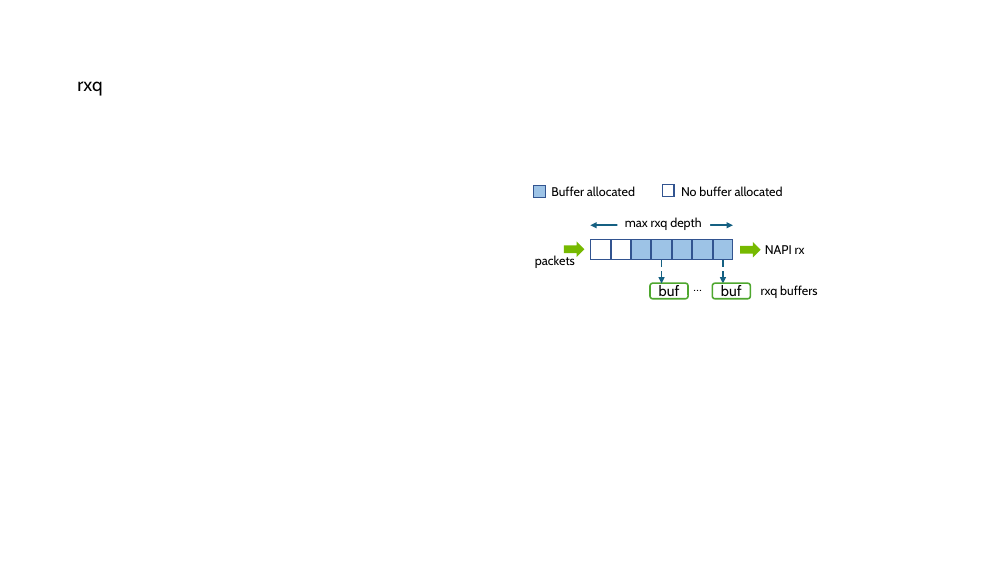
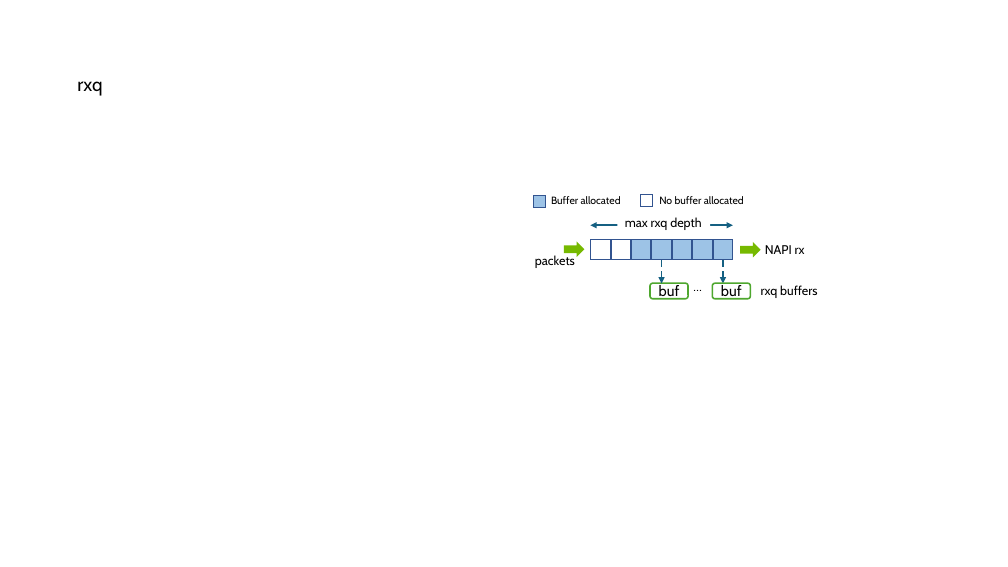
Before and after one commit to williamtu/netdevconf18-sharedmem, a slide deck: slide 6 of netdevconf0x18-sharedmem.pptx. Drawn at 1008x567 pixels with LibreOffice and Linux fonts; fonts in the diff are those of the drawing. Boxes give left, top, right and bottom in pixels: in the first picture for what was removed or moved away, otherwise in the second. Text is boxed around its words. In the diff, an @@ line names an element or a change of style, - is before the commit and + after.

```diff
--- a/netdevconf0x18-sharedmem.pptx
+++ b/netdevconf0x18-sharedmem.pptx
@@ rectangle: place and size @@
-rectangle at [534,185,546,197]
+rectangle at [534,196,546,208]
@@ text "Buffer allocated": place and size @@
-text "Buffer allocated" at [551,186,635,196]
+text "Buffer allocated" at [551,196,621,204]
@@ text "Buffer allocated" at [551,196,621,204]: size 12 to 10 pt @@
@@ rectangle: place and size @@
-rectangle at [662,185,675,197]
+rectangle at [640,194,653,206]
@@ text "No buffer allocated" at [659,196,744,204]: size 12 to 10 pt @@
@@ text "No buffer allocated": place and size @@
-text "No buffer allocated" at [681,186,783,196]
+text "No buffer allocated" at [659,196,744,204]
```
Also in this commit, not shown: 2 other slides changed, 4 other files.
